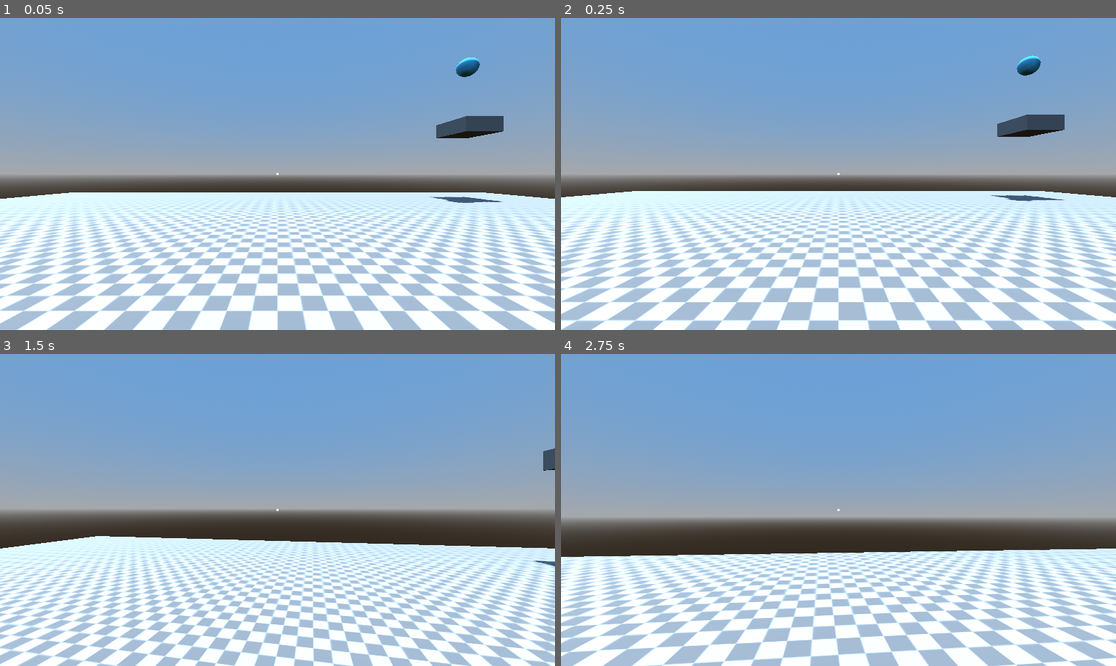
Above: before the commit, frames 1-4 (two rows, left to right).
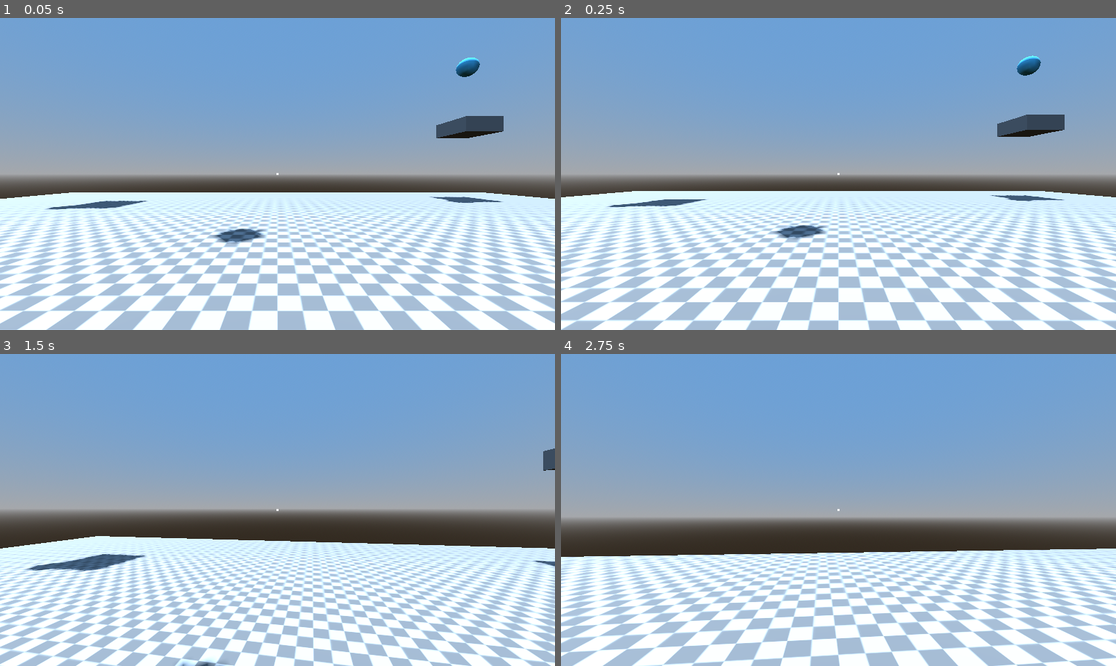
Above: after the commit, the same moments.

Repository: jwund7/game_testing
Game: Godot game, scene res://world/world.tscn
Two runs of this game, one before a commit and one after it. Both use one fixed random seed, a clock stepped at 60 frames per second and the inputs below.
Inputs (mouse positions are in pixels of both pictures, inside the frame that each line leads up to):
- Up to frame 1 (0.05 s): no input
- Up to frame 2 (0.25 s): no input
- Up to frame 3 (1.5 s): tap Enter at 0.5 s; move the mouse to (305, 510) at 0.52 s; hold W (forward) from 0.53 s (still down); tap Ctrl (dodge) at 0.6 s; tap Space (jump) at 0.77 s; move the mouse to (249, 510) at 1.27 s; tap E (grapple) at 1.35 s
- Up to frame 4 (2.75 s): keep holding W (forward); tap Space (jump) at 1.52 s; move the mouse to (849, 503) at 2.02 s; right-click (849, 503) at 2.1 s

The runs differ from the first frame. In frame 1, 0.6% of the frame differs, in the area x 8-48%, y 58-73%; in frame 2, 0.5%; in frame 3, 0.7%, in the area x 4-42%, y 63-100%; in frame 4, nothing differs.

Commit message:
more environment stuff

Diff:
--- a/game_1/world/world.tscn
+++ b/game_1/world/world.tscn
@@ -84,7 +84,7 @@
 size = Vector3(2.0419922, 0.8, 2)
 
 [node name="CSGBox3D5" type="CSGBox3D" parent="ParkourBlocks"]
-transform = Transform3D(1, 0, 0, 0, 1, 0, 0, 0, 1, 0.77763367, 1.4702816, 4.4332056)
+transform = Transform3D(1, 0, 0, 0, 1, 0, 0, 0, 1, 0.77763367, 2.3208013, 4.4332056)
 use_collision = true
 collision_layer = 2
 size = Vector3(0.03, 3.7, 2.1)
@@ -153,6 +153,33 @@
 size = Vector3(0.03, 3.7, 2.5)
 material = SubResource("StandardMaterial3D_tcf2h")
 
+[node name="CSGBox3D16" type="CSGBox3D" parent="ParkourBlocks"]
+transform = Transform3D(1, 0, 0, 0, 1, 0, 0, 0, 1, 3.2, 9.7, -4.2)
+use_collision = true
+collision_layer = 2
+size = Vector3(2, 0.8, 2)
+
+[node name="CSGBox3D15" type="CSGBox3D" parent="ParkourBlocks"]
+transform = Transform3D(1, 0, 0, 0, 1, 0, 0, 0, 1, -6.209184, 9.46214, 10.654326)
+use_collision = true
+collision_layer = 2
+size = Vector3(2, 0.8, 2)
+
+[node name="GrapplePoint3" parent="ParkourBlocks" instance=ExtResource("3_4717r")]
+transform = Transform3D(1, 0, 0, 0, 1, 0, 0, 0, 1, -6.209184, 12.974927, 10.670327)
+
+[node name="GrapplePoint4" parent="ParkourBlocks" instance=ExtResource("3_4717r")]
+transform = Transform3D(1, 0, 0, 0, 1, 0, 0, 0, 1, -5.5330105, 17.224821, -9.913692)
+
+[node name="CSGBox3D17" type="CSGBox3D" parent="ParkourBlocks"]
+transform = Transform3D(1, 0, 0, 0, 1, 0, 0, 0, 1, -13.561945, 12.635243, -13.328857)
+use_collision = true
+collision_layer = 2
+size = Vector3(2, 0.8, 2)
+
+[node name="GrapplePoint5" parent="ParkourBlocks" instance=ExtResource("3_4717r")]
+transform = Transform3D(1, 0, 0, 0, 1, 0, 0, 0, 1, -13.561945, 16.14803, -13.312857)
+
 [node name="CrawlBlocks" type="Node3D" parent="."]
 transform = Transform3D(1, 0, 0, 0, 1, 0, 0, 0, 1, 8, 0, 12)
 
